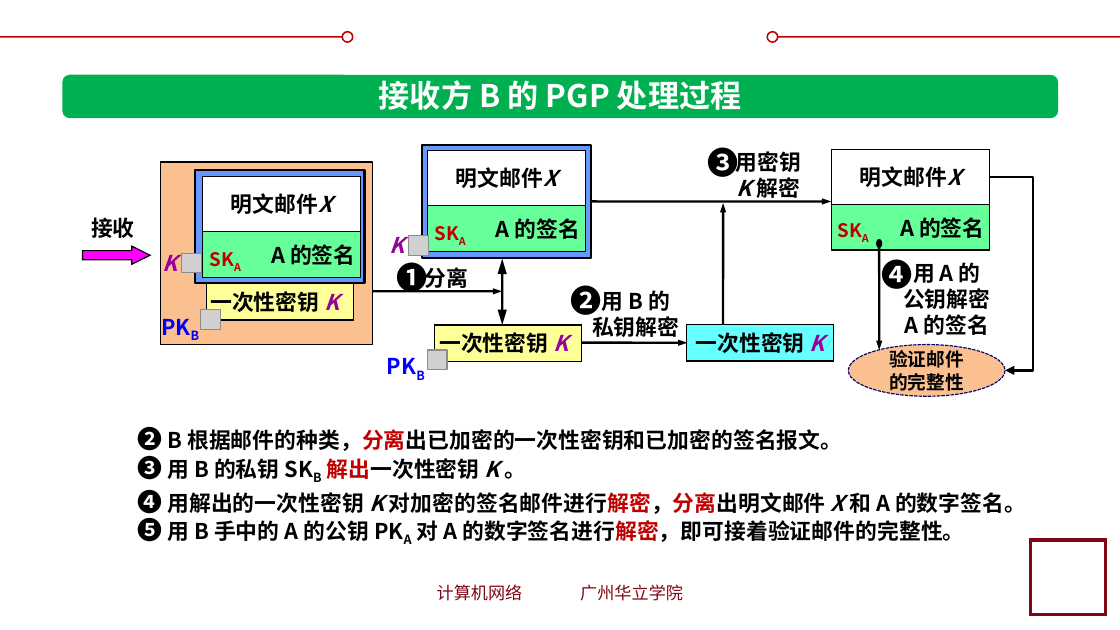
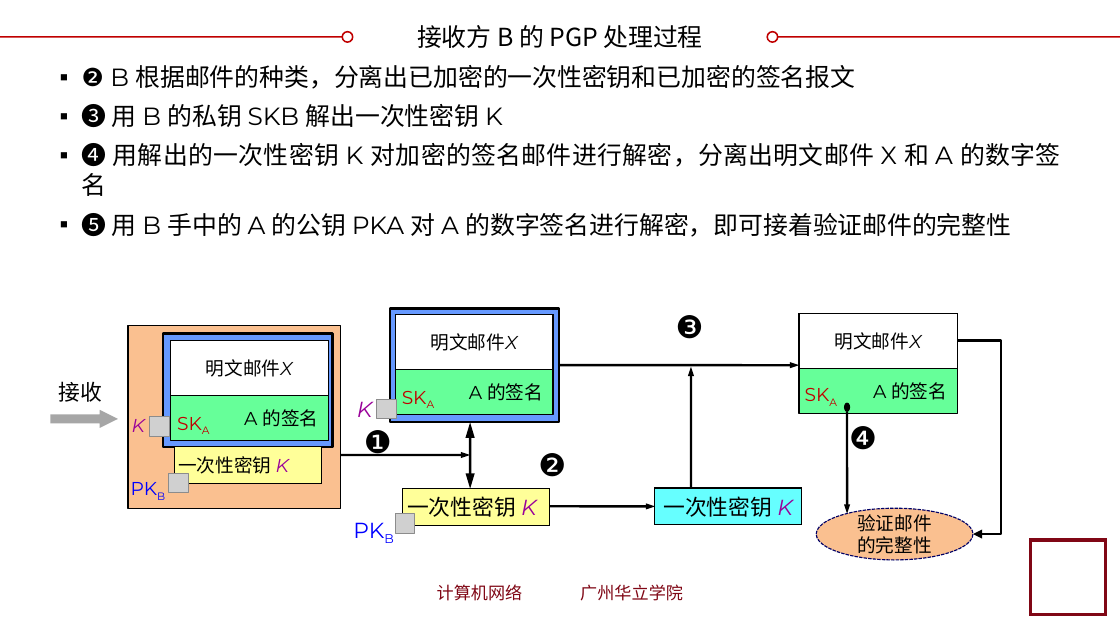
Before and after one commit to glplaman/glplaman.github.io, a slide deck: slide 100 of network/ppt/chap7.pptx (slide 102 before the commit). Drawn at 1120x630 pixels with LibreOffice and Linux fonts; fonts in the diff are those of the drawing; grey boxes stand for pictures; background and template pictures are left out. Boxes give left, top, right and bottom in pixels: in the first picture for what was removed or moved away, otherwise in the second. Text is boxed around its words. In the diff, an @@ line names an element or a change of style, - is before the commit and + after.

```diff
--- a/network/ppt/chap7.pptx
+++ b/network/ppt/chap7.pptx
@@ title "接收方 B 的 PGP 处理过程": place and size @@
-title "接收方 B 的 PGP 处理过程" at box(379, 80, 742, 110)
+title "接收方 B 的 PGP 处理过程" at box(417, 25, 703, 48)
@@ title "接收方 B 的 PGP 处理过程" at box(417, 25, 703, 48): size 20 to 16 pt, text colour #FFFFFF to #000000, bold off; vertical alignment top to middle @@
@@ rounded rectangle removed at box(63, 75, 1058, 119) @@
@@ text at box(82, 65, 1060, 240): text changed; size 14 to 16 pt; font Noto Sans CJK SC to Montserrat; bold off @@
-❷ B 根据邮件的种类，分离出已加密的一次性密钥和已加密的签名报文。
-❸ 用 B 的私钥 SKB 解出一次性密钥 K 。
-❹ 用解出的一次性密钥 K 对加密的签名邮件进行解密，分离出明文邮件 X 和 A 的数字签名。
-❺ 用 B 手中的 A 的公钥 PKA 对 A 的数字签名进行解密，即可接着验证邮件的完整性。
+▪ ❷ B 根据邮件的种类，分离出已加密的一次性密钥和已加密的签名报文
+▪ ❸ 用 B 的私钥 SKB 解出一次性密钥 K
+▪ ❹ 用解出的一次性密钥 K 对加密的签名邮件进行解密，分离出明文邮件 X 和 A 的数字签名
+▪ ❺ 用 B 手中的 A 的公钥 PKA 对 A 的数字签名进行解密，即可接着验证邮件的完整性
@@ text removed at box(736, 151, 801, 203) @@
-用密钥 K 解密
@@ text removed at box(425, 265, 469, 292) @@
-分离
@@ text removed at box(903, 262, 990, 335) @@
-用 A 的
-公钥解密 A 的签名
@@ text removed at box(592, 290, 679, 341) @@
-用 B 的
-私钥解密
@@ 6 texts, 4 rectangles, 2 arrows, 1 picture, 1 right arrow: place and size @@
-6 texts, 4 rectangles, 2 arrows, 1 picture, 1 right arrow at box(83, 143, 886, 362)
+6 texts, 4 rectangles, 2 arrows, 1 picture, 1 right arrow at box(50, 315, 853, 525)
@@ right arrow at box(50, 410, 118, 428): fill #FF00FF to #A6A6A6; outline #000000 0.75 pt to none @@
@@ text "K": place and size @@
-text "K" at box(163, 255, 178, 271)
+text "K" at box(132, 419, 145, 432)
@@ text "K" at box(132, 419, 145, 432): size 14 to 12 pt, font Noto Sans CJK SC to Montserrat, bold off; less space between paragraphs @@
@@ size 14 to 12 pt, font Noto Sans CJK SC to Montserrat, bold off in 7 elements at box(799, 314, 956, 368), box(873, 382, 947, 400), box(395, 315, 553, 370), box(469, 383, 543, 401), box(178, 456, 289, 478), box(170, 340, 328, 395), box(244, 409, 318, 427) @@
@@ 9 texts, 8 rectangles, 3 pictures, 2 arrows, 2 double arrows, 1 ellipse, 1 elbow arrow: place and size @@
-9 texts, 8 rectangles, 3 pictures, 2 arrows, 2 double arrows, 1 ellipse, 1 elbow arrow at box(160, 144, 1033, 396)
+9 texts, 8 rectangles, 3 pictures, 2 arrows, 2 double arrows, 1 ellipse, 1 elbow arrow at box(128, 308, 1001, 560)
@@ text "PKB" at box(111, 472, 185, 505): size 14 to 12 pt, font Noto Sans CJK SC to Montserrat, bold off; less space between paragraphs @@
@@ text "PKB": place and size @@
-text "PKB" at box(143, 308, 217, 346)
+text "PKB" at box(111, 472, 185, 505)
@@ font Noto Sans CJK SC to Montserrat, bold off in 13 elements at box(59, 381, 103, 402), box(787, 377, 853, 411), box(385, 380, 451, 413), box(160, 407, 226, 440), box(407, 496, 536, 521), box(336, 511, 410, 549), box(357, 401, 372, 417), box(654, 488, 801, 525), box(538, 453, 566, 477), box(676, 315, 704, 339), box(364, 427, 392, 459), box(849, 426, 877, 450), box(816, 508, 973, 560) @@
```
Also in this commit, not shown: 49 other slides changed, 2 slides removed, 5 other files.
